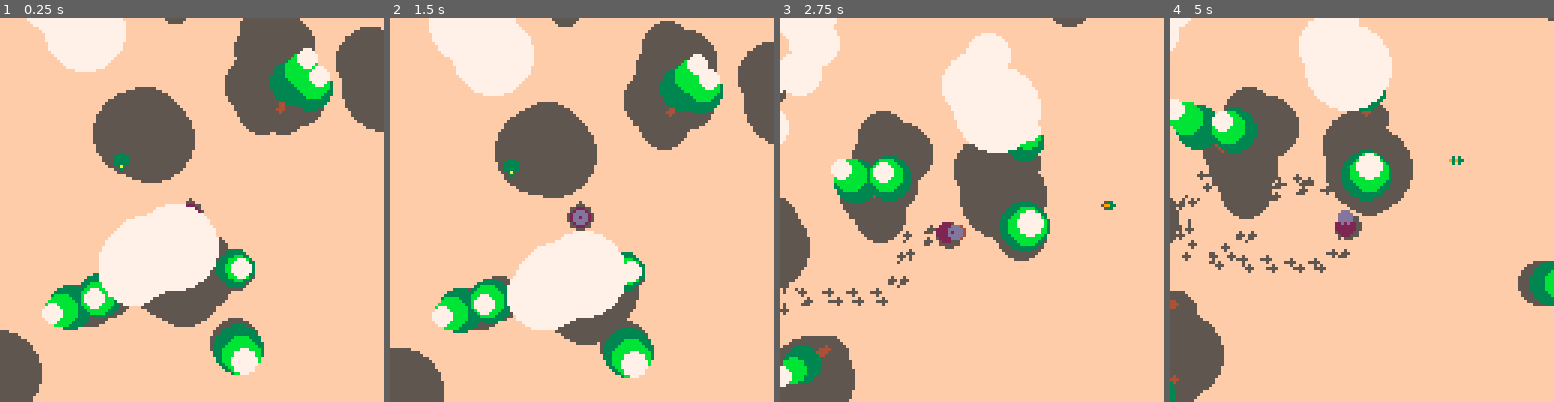
Above: before the commit, frames 1-4 (left to right).
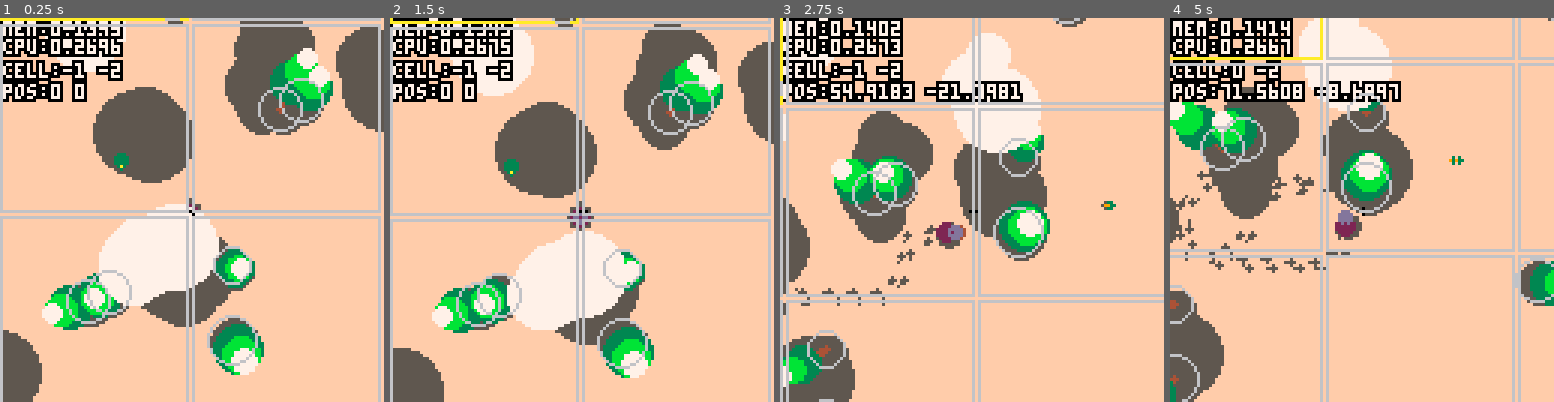
Above: after the commit, the same moments.

Repository: seleb/DuckDuckOnTheLoose
Game: PICO-8 cartridge forest.p8
The game is run twice, just before and just after one commit, with the same random seed, the same clock (stepped at 60 frames per second) and the same inputs.
Inputs:
- Up to frame 1 (0.25 s): no input
- Up to frame 2 (1.5 s): no input
- Up to frame 3 (2.75 s): hold Right 1.6-2.1 s; hold Up 2.15-2.42 s; hold Right from 2.47 s (still down)
- Up to frame 4 (5 s): release Right at 3.03 s; hold Left 3.08-3.58 s; hold Down 3.63-3.97 s; hold Right 4.02-4.68 s; hold Up from 4.73 s (still down)

The runs differ from the first frame. In frame 1, 12% of the frame differs, in the area x 0-100%, y 0-100%; in frame 2, 12%; in frame 3, 13%; in frame 4, 14%.

Commit message:
better debug draw

Diff:
--- a/forest.p8
+++ b/forest.p8
@@ -529,7 +529,7 @@
  draw_trees(false)
  draw_clouds(false)
 
- --draw_debug()
+ draw_debug()
 end
 
 function draw_footprints()
@@ -680,10 +681,6 @@
     pset(p[1],p[2],b.c)
    end
   end
-  --[[color(8)
-  for b in all(bushes.a) do
-
-  end]]
  end
 end
 
@@ -694,6 +691,7 @@
  print_ol("mem:"..stat(0)/1024,1,1,0,7)
  print_ol("cpu:"..stat(1),1,7,0,7)
  print_ol("cell:"..cells.current[1].." "..cells.current[2],1,15,0,7)
+ print_ol("pos:"..p.p[1].." "..p.p[2],1,22,0,7)
 
  --crosshair
  circ(64,64,1,0)
@@ -703,6 +701,8 @@
  for x=cells.current[1],cells.current[1]+cells.fill_x do
  for y=cells.current[2],cells.current[2]+cells.fill_y do
  if x==cells.current[1] and y==cells.current[2] then
+  color(10)
+ elseif abs(x)==cells.bounds[1] or abs(y)==cells.bounds[2] then
   color(8)
  else
   color(6)
@@ -715,6 +715,16 @@
  )
  end
  end
+
+
+ for b in all(blobs) do
+  if b.hit then
+   color(8)
+  else
+   color(6)
+  end
+  circ(b.p[1],b.p[2],b.r)
+ end
 end
 
 function print_ol(_s,_x,_y,_c1,_c2)
